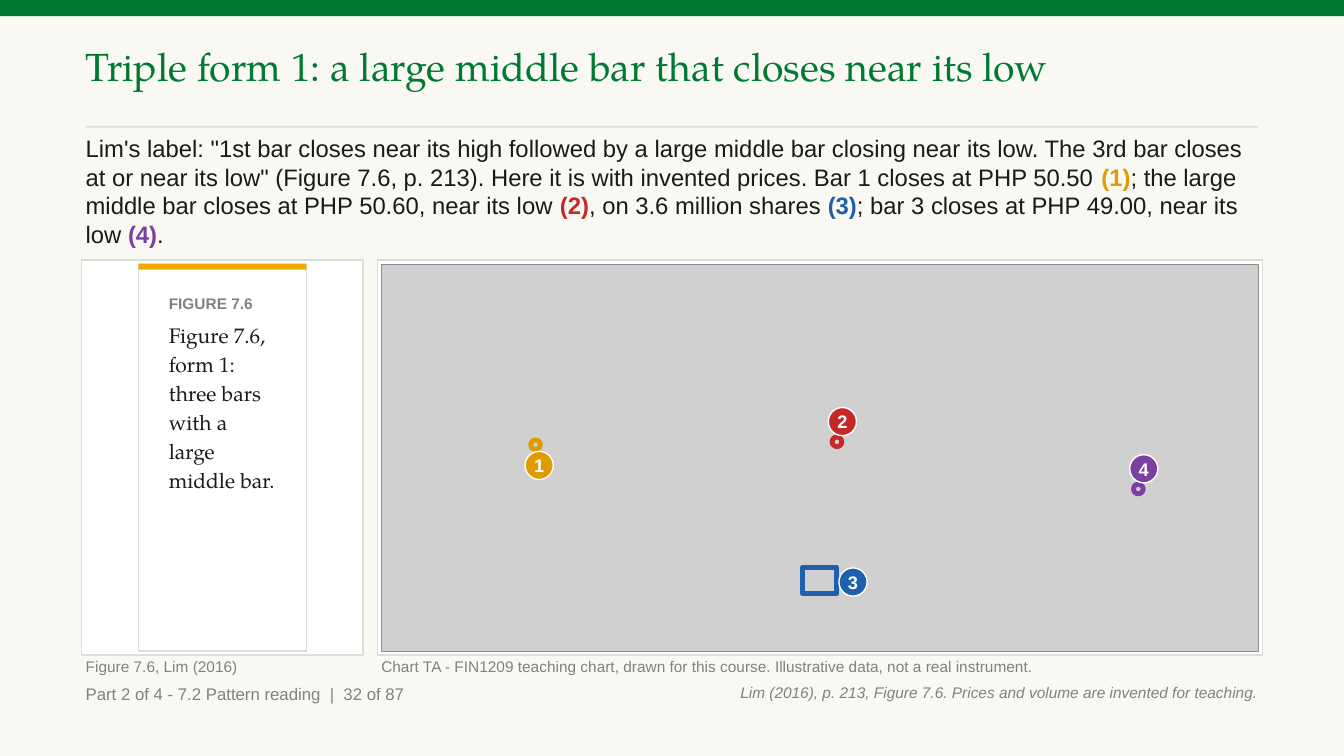
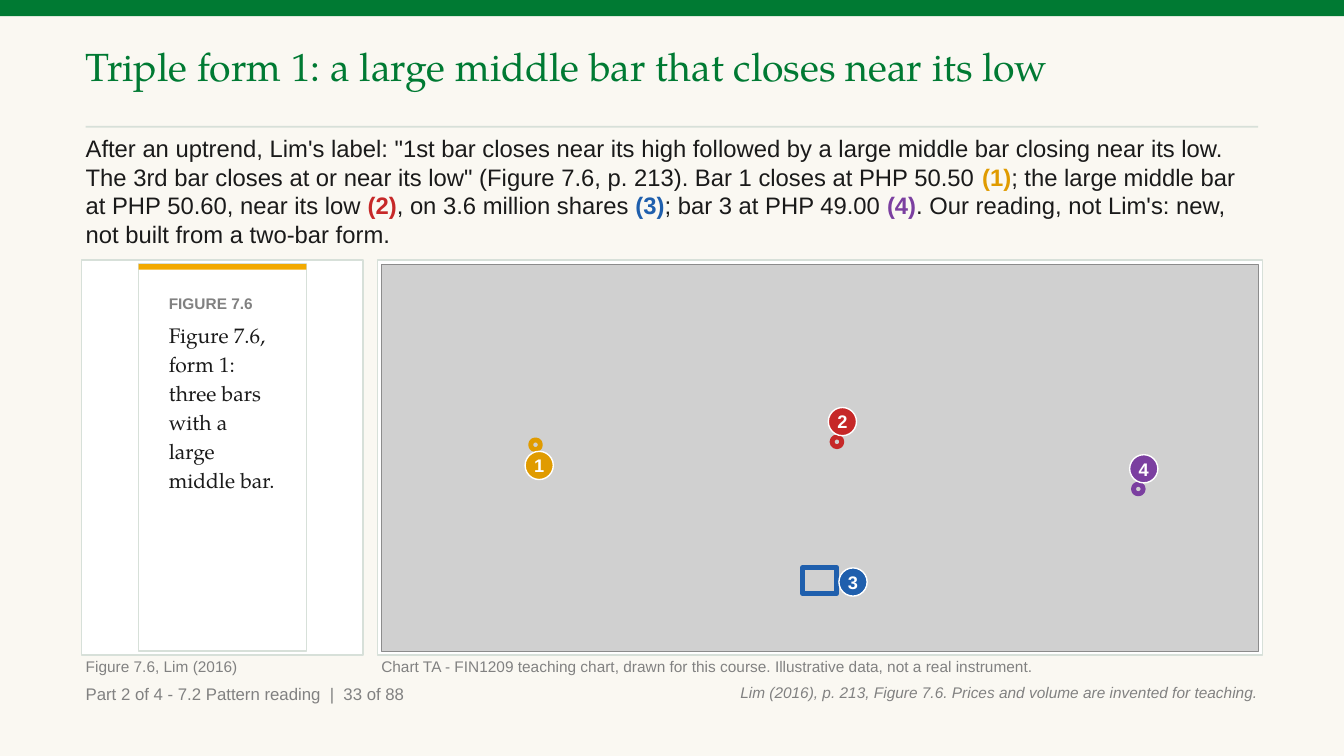
Before and after one commit to benjiesotelo-sudo/Telos_FIN1209, a slide deck: slide 77 of chapter-07/FIN1209-Chapter-07.pptx (slide 76 before the commit). Drawn at 1344x756 pixels with LibreOffice and Linux fonts; fonts in the diff are those of the drawing; grey boxes stand for pictures. Boxes give left, top, right and bottom in pixels: in the first picture for what was removed or moved away, otherwise in the second. Text is boxed around its words. In the diff, an @@ line names an element or a change of style, - is before the commit and + after.

```diff
--- a/chapter-07/FIN1209-Chapter-07.pptx
+++ b/chapter-07/FIN1209-Chapter-07.pptx
@@ text at <box>86,139,1235,244</box>: text changed @@
-Lim's label: "1st bar closes near its high followed by a large middle bar closing near its low. The 3rd bar closes at or near its low" (Figure 7.6, p. 213). Here it is with invented prices. Bar 1 closes at PHP 50.50 (1); the large middle bar closes at PHP 50.60, near its low (2), on 3.6 million shares (3); bar 3 closes at PHP 49.00, near its low (4).
+After an uptrend, Lim's label: "1st bar closes near its high followed by a large middle bar closing near its low. The 3rd bar closes at or near its low" (Figure 7.6, p. 213). Bar 1 closes at PHP 50.50 (1); the large middle bar at PHP 50.60, near its low (2), on 3.6 million shares (3); bar 3 at PHP 49.00 (4). Our reading, not Lim's: new, not built from a two-bar form.
@@ text at <box>86,688,404,704</box>: text changed @@
-Part 2 of 4 - 7.2 Pattern reading | 32 of 87
+Part 2 of 4 - 7.2 Pattern reading | 33 of 88
```
Also in this commit, not shown: 86 other slides changed, 1 slide added, 2 other files.
